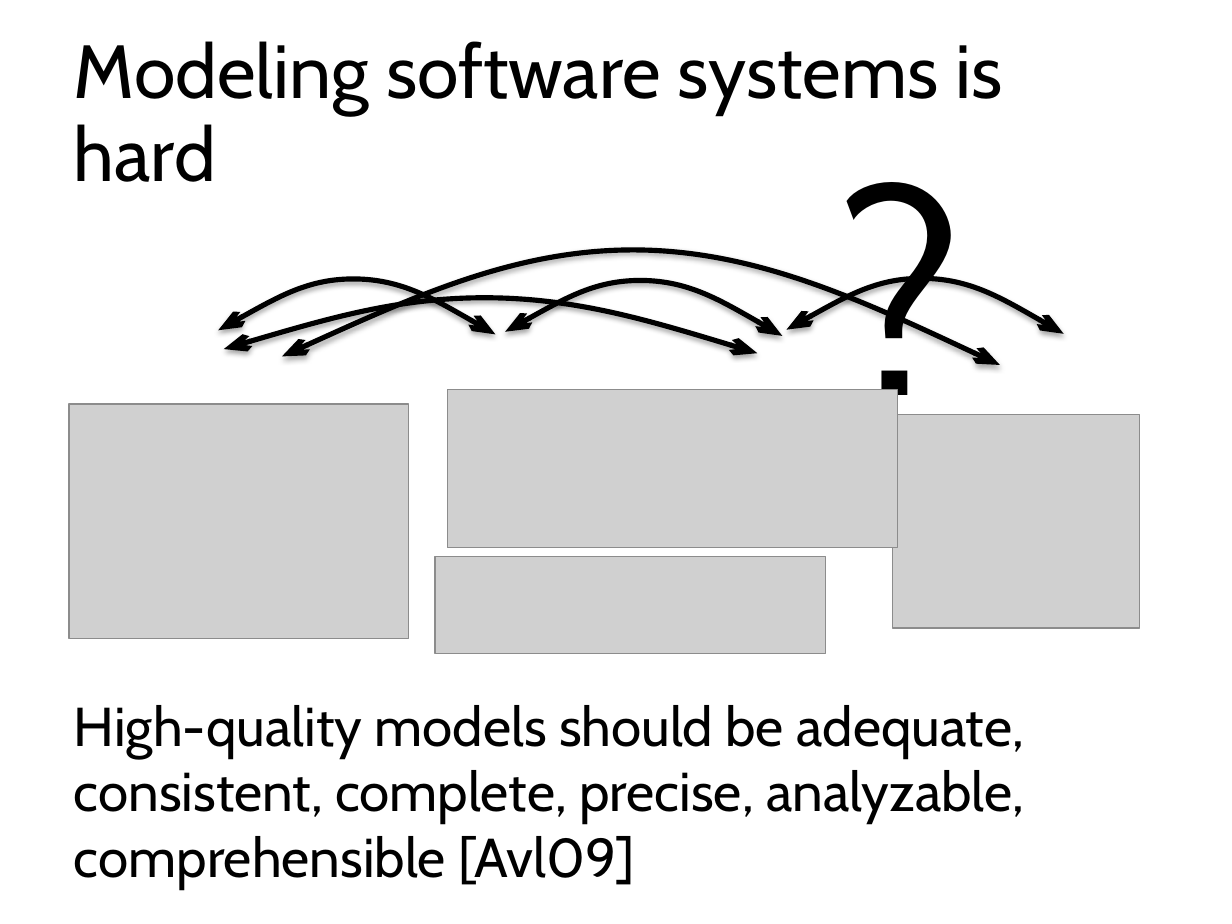
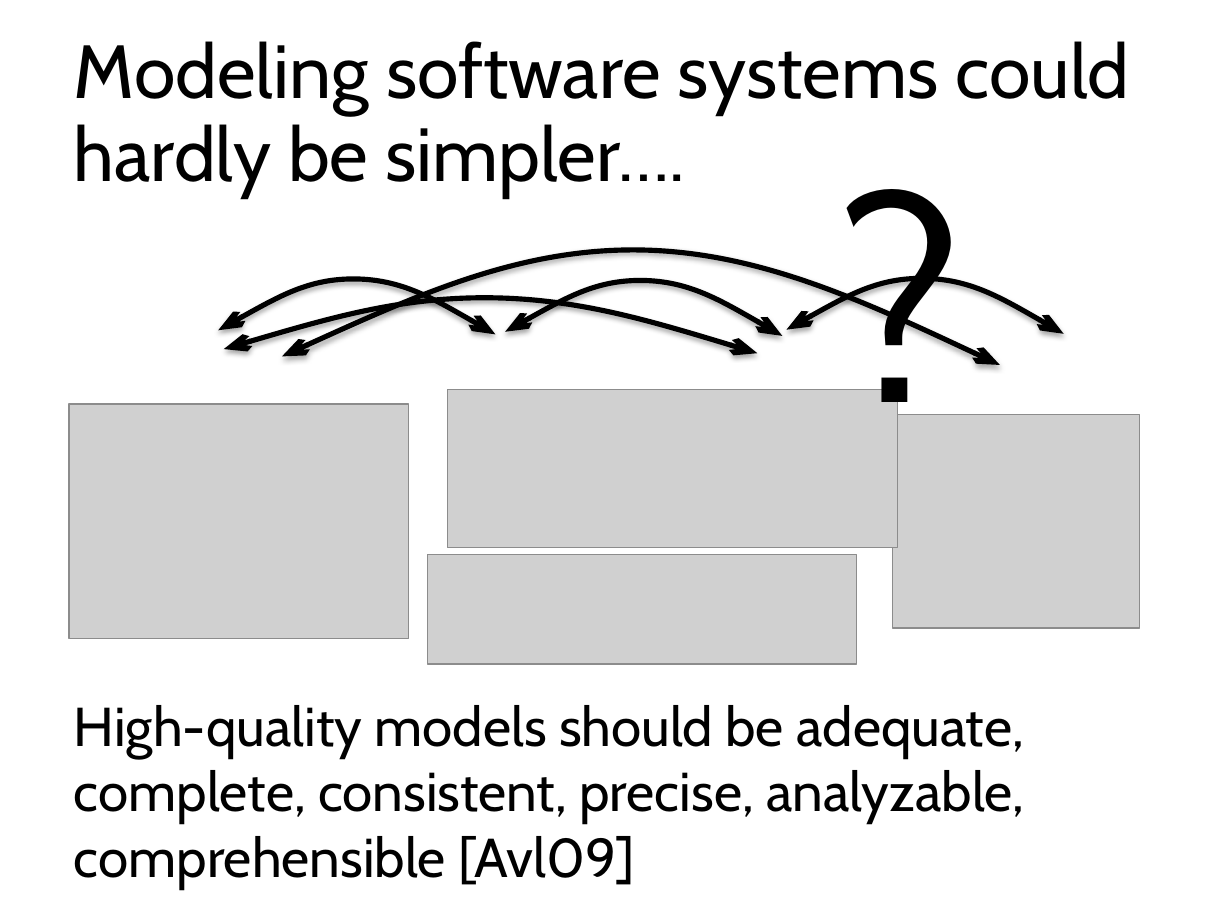
Before and after one commit to blambeau/phd, a slide deck: slide 37 of public-defense/slides.pptx (slide 31 before the commit). Drawn at 1232x924 pixels with LibreOffice and Linux fonts; fonts in the diff are those of the drawing; grey boxes stand for pictures. Boxes give left, top, right and bottom in pixels: in the first picture for what was removed or moved away, otherwise in the second. Text is boxed around its words. In the diff, an @@ line names an element or a change of style, - is before the commit and + after.

```diff
--- a/public-defense/slides.pptx
+++ b/public-defense/slides.pptx
@@ title at bbox=[74, 41, 1130, 196]: text changed @@
-Modeling software systems is hard
+Modeling software systems could hardly be simpler….
@@ text "?": place and size @@
-text "?" at bbox=[827, 106, 966, 462]
+text "?" at bbox=[827, 113, 966, 469]
@@ picture: place and size @@
-picture at bbox=[435, 557, 825, 654]
+picture at bbox=[428, 554, 856, 664]
@@ text at bbox=[74, 705, 1024, 890]: text changed @@
-High-quality models should be adequate, consistent, complete, precise, analyzable, comprehensible [Avl09]
+High-quality models should be adequate, complete, consistent, precise, analyzable, comprehensible [Avl09]
```
Also in this commit, not shown: 44 other slides changed, 14 slides added, 8 slides removed, 9 other files.
